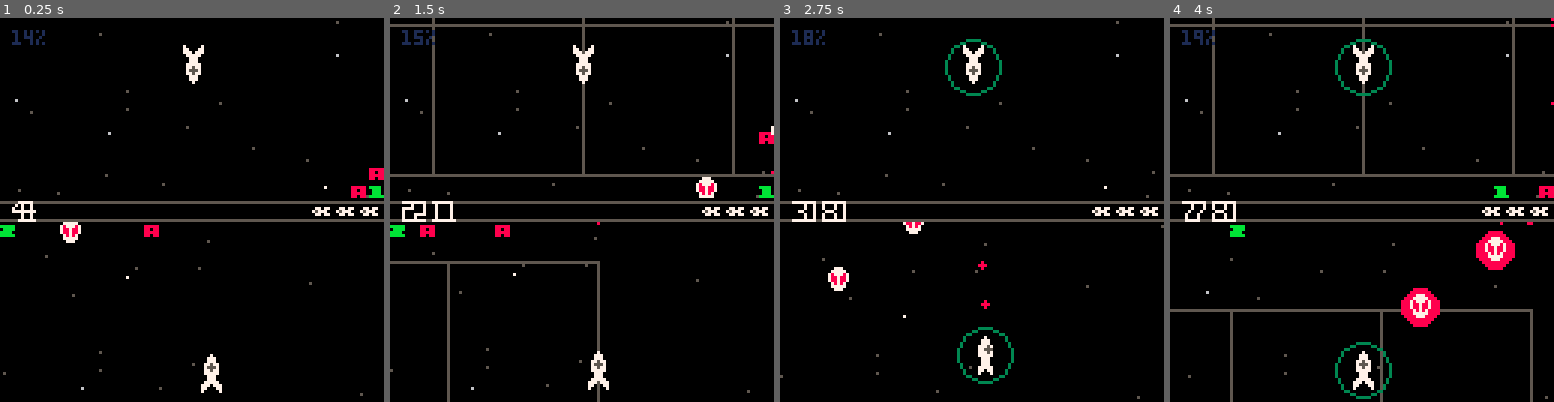
Above: before the commit, frames 1-4 (left to right).
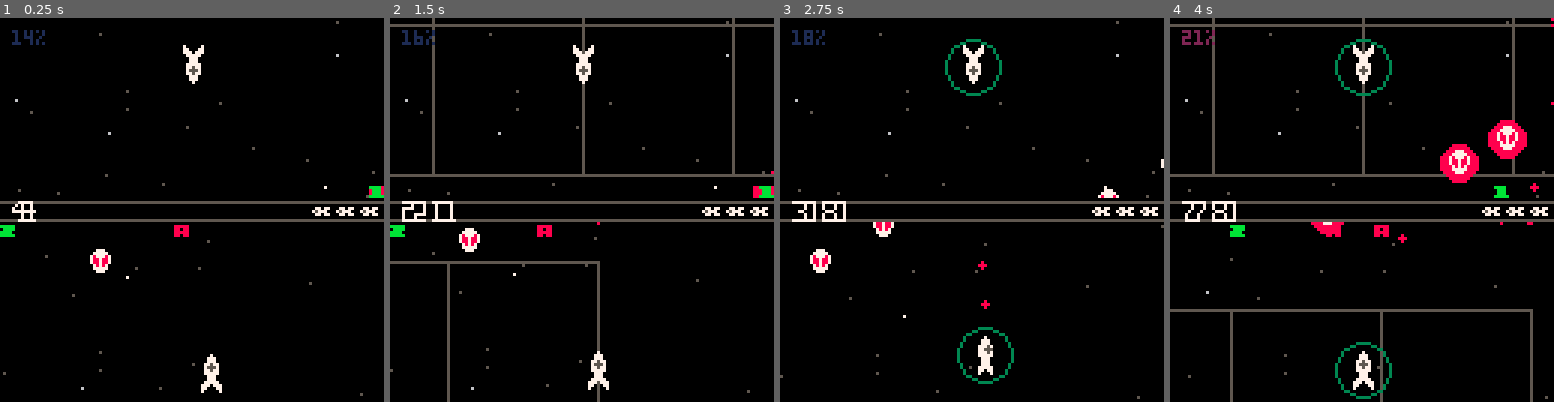
Above: after the commit, the same moments.

Repository: catnipped/friendlyfire
Game: PICO-8 cartridge friendlyfire.p8
The game is run twice, just before and just after one commit, with the same random seed, the same clock (stepped at 60 frames per second) and the same inputs.
Inputs:
- Up to frame 1 (0.25 s): no input
- Up to frame 2 (1.5 s): tap O (Z key) at 0.7 s
- Up to frame 3 (2.75 s): hold Right 1.6-2.1 s; tap O (Z key) at 1.7, 2.1, 2.5 s; hold Up 2.15-2.42 s; hold Right from 2.47 s (still down)
- Up to frame 4 (4 s): tap O (Z key) at 2.9, 3.3, 3.7 s; release Right at 3.03 s; hold Left 3.08-3.58 s; hold Down 3.63-3.97 s

The runs differ from the first frame. In frame 1, 1.0% of the frame differs, in the area x 15-100%, y 39-67%; in frame 2, 1.0%; in frame 3, 0.9%; in frame 4, 3.9%, in the area x 3-100%, y 3-81%.

Commit message:
no enemy overlap

Diff:
--- a/friendlyfire.p8
+++ b/friendlyfire.p8
@@ -263,8 +263,8 @@
 	return levents
 end
 
-function collisionCheck(ax, ay, bx, by, ar, br, aid, bid)
-	if pythagoras(ax, ay, bx, by) < (ar + br) and aid != bid then
+function collisionCheck(ax, ay, bx, by, ar, br)
+	if pythagoras(ax, ay, bx, by) < (ar + br)  then
 		return true
 	else
 		return false
@@ -277,7 +277,7 @@
 	each(players, function(i)
 		local lrad = i.rad
 		if i.shield then lrad = i.shieldRad end
-		if collisionCheck(i.x,i.y,proj.x,proj.y,lrad,proj.rad,i.id,proj.id) then
+		if collisionCheck(i.x,i.y,proj.x,proj.y,lrad,proj.rad) and i.id != proj.id then
 			printh("collision!")
 			collision = {
 				x = proj.x,
@@ -286,7 +286,7 @@
 		end
 	end)
 	each(enemies, function(i)
-		if collisionCheck(i.x,i.y,proj.x,proj.y,i.rad,proj.rad,i.id,proj.id) then
+		if collisionCheck(i.x,i.y,proj.x,proj.y,i.rad,proj.rad) and i.id != proj.id then
 			printh("collision!")
 			collision = {
 				x = proj.x,
@@ -349,7 +349,7 @@
 
 
 -- ENEMY
-function spawnEnemy(pos,type)
+function spawnEnemy(pos,type,state)
 	local enemy = {}
 	if type == "alien" then
 		enemy = {
@@ -359,9 +359,16 @@
 			y =  pos[2],
 			rad = 6,
 			vector = {0,0},
-			velocity = 1.2,
+			velocity = 0.3,
 			movement = function(enemy,time)
-				enemy.vector = {sin(time%1),sin(time%1)}
+
+				local closestPlayer = getClosestPlayer(enemy.x,enemy.y)
+				local directionOfPlayer = normalizedVector(enemy,closestPlayer,enemy.vector)
+				enemy.vector = {
+					lerp(enemy.vector[1],directionOfPlayer[1],0.01),
+					lerp(enemy.vector[2],directionOfPlayer[2],0.01),
+				}
+	--			enemy.vector = {sin(time%1),sin(time%1)}
 			end,
 			gfx = function(enemy)
 				if every(20) then circfill(enemy.x,enemy.y,enemy.rad,8) end
@@ -372,11 +379,45 @@
 	return enemy
 end
 
+function getClosestPlayer(x,y)
+	local p = nil
+	local p1 = state.players[1]
+	local p2 = state.players[2]
+	local distance1 = (p1.x+p1.y)-(x+y)
+	local distance2 = (p2.x+p2.y)-(x+y)
+	if distance1 < distance2 then
+		p = p1
+	else
+		p = p2
+	end
+	return p
+end
+
+function normalizedVector(entityA,entityB,vector)
+	local magnitude = pythagoras(entityA.x,entityA.y,entityB.x,entityB.y)
+	if magnitude > 0 then
+		vector = {(entityB.x-entityA.x)/magnitude,(entityB.y-entityA.y)/magnitude}
+	end
+	return vector
+end
+
 function updateEnemies(e, time, events)
 	local les = e
 	les = funmap(les, function(le)
-		le.x += le.vector[1] * le.velocity
-		le.y += le.vector[2] * le.velocity
+		local collided = funmap(les, function(i)
+			if i != le then
+				printh(collisionCheck(le.x, le.y, i.x, i.y, le.rad, i.rad))
+				return collisionCheck(le.x, le.y, i.x, i.y, le.rad, i.rad)
+			end
+		end)
+		if collided[1] then
+			le.x += le.vector[1] * -le.velocity
+			le.y += le.vector[2] * -le.velocity
+		else
+			le.x += le.vector[1] * le.velocity
+
+			le.y += le.vector[2] * le.velocity
+		end
 		le.movement(le,time)
 		return le
 	end)
@@ -574,6 +615,7 @@
 		spr(3,128-i*8,62)
 	end
 	pal()
+	--debug
 	local percent = flr(stat(1)*100)
 	print(percent .. "%", 4 , 4 , stat(1)*10)
 
